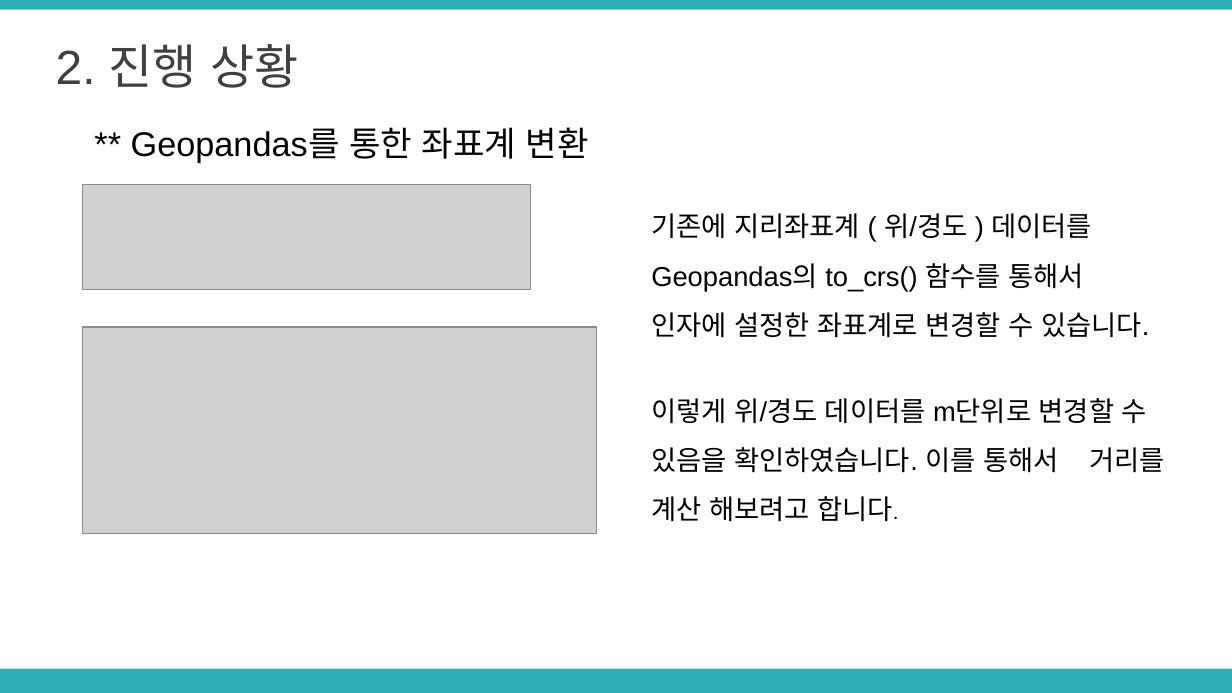
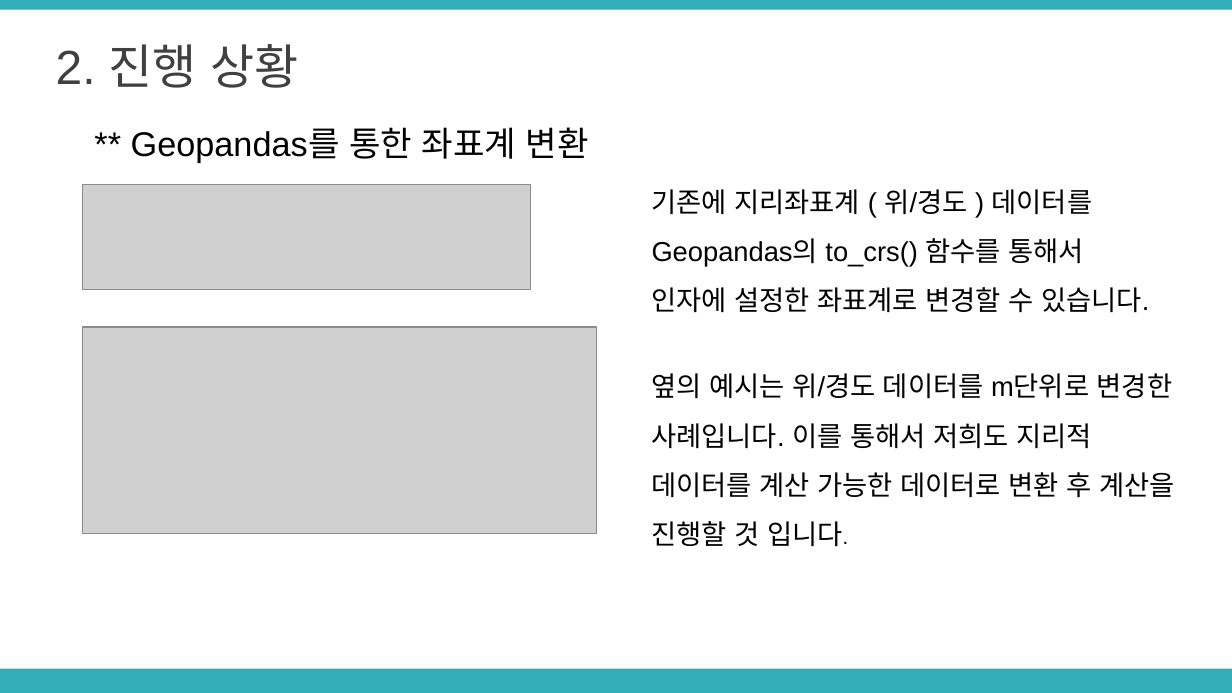
Before and after one commit to LimHyeji/Safety_Assistant, a slide deck: slide 10 of 8주차 중간발표 PPT(6조, 노란돌고래).pptx. Drawn at 1232x693 pixels with LibreOffice and Linux fonts; fonts in the diff are those of the drawing; grey boxes stand for pictures. Boxes give left, top, right and bottom in pixels: in the first picture for what was removed or moved away, otherwise in the second. Text is boxed around its words. In the diff, an @@ line names an element or a change of style, - is before the commit and + after.

```diff
--- a/8주차 중간발표 PPT(6조, 노란돌고래).pptx
+++ b/8주차 중간발표 PPT(6조, 노란돌고래).pptx
@@ text "기존에 지리좌표계 ( 위/경도 ) ..." moved from (x1=651, y1=213, x2=1149, y2=522) to (x1=652, y1=189, x2=1174, y2=547) @@
@@ text at (x1=652, y1=373, x2=1174, y2=547): text changed @@
-이렇게 위/경도 데이터를 m단위로 변경할 수 있음을 확인하였습니다. 이를 통해서 거리를 계산 해보려고 합니다.
+옆의 예시는 위/경도 데이터를 m단위로 변경한 사례입니다. 이를 통해서 저희도 지리적 데이터를 계산 가능한 데이터로 변환 후 계산을 진행할 것 입니다.
```
Also in this commit, not shown: 1 other slide changed.
